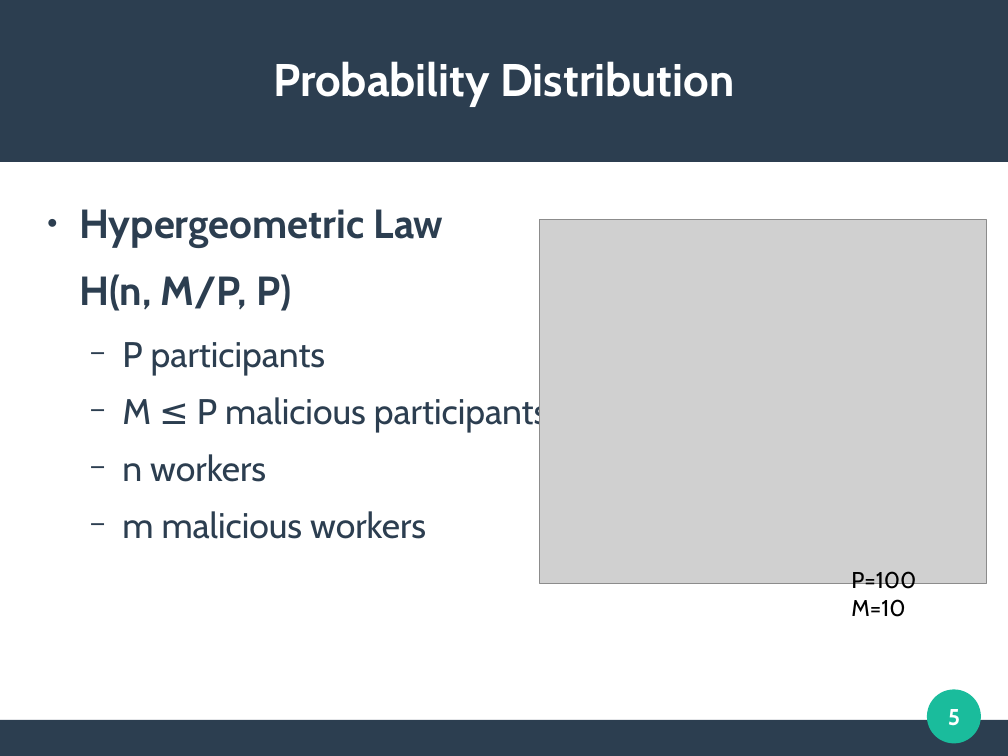
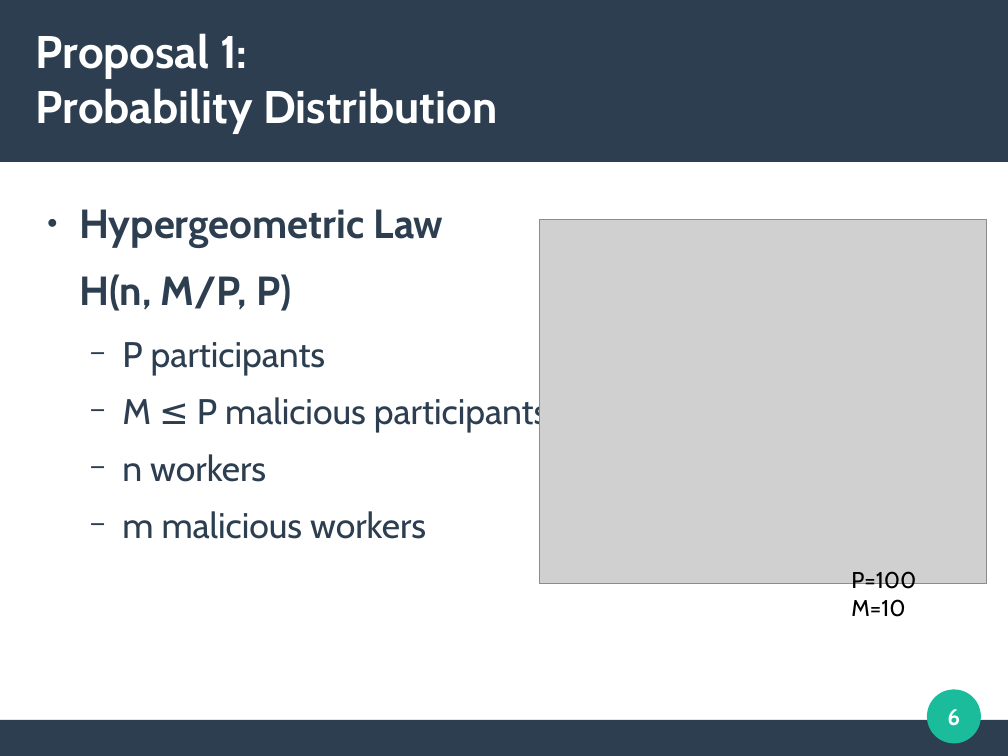
Before and after one commit to mbettinger/OT4-Lecture, a slide deck: slide 6 of Presentation - Verifiable Worker Set Selection - Copie.odp (slide 5 before the commit). Drawn at 1008x756 pixels with LibreOffice and Linux fonts; fonts in the diff are those of the drawing; grey boxes stand for pictures. Boxes give left, top, right and bottom in pixels: in the first picture for what was removed or moved away, otherwise in the second. Text is boxed around its words. In the diff, an @@ line names an element or a change of style, - is before the commit and + after.

```diff
--- a/Presentation - Verifiable Worker Set Selection - Copie.odp
+++ b/Presentation - Verifiable Worker Set Selection - Copie.odp
@@ title at bbox=[36, 33, 497, 134]: text changed @@
-Probability Distribution
+Proposal 1:
+Probability Distribution
@@ page number at bbox=[947, 709, 960, 726]: text changed @@
-5
+6
```
Also in this commit, not shown: 5 other slides changed, 3 slides added, 2 slides removed, 16 other files.
